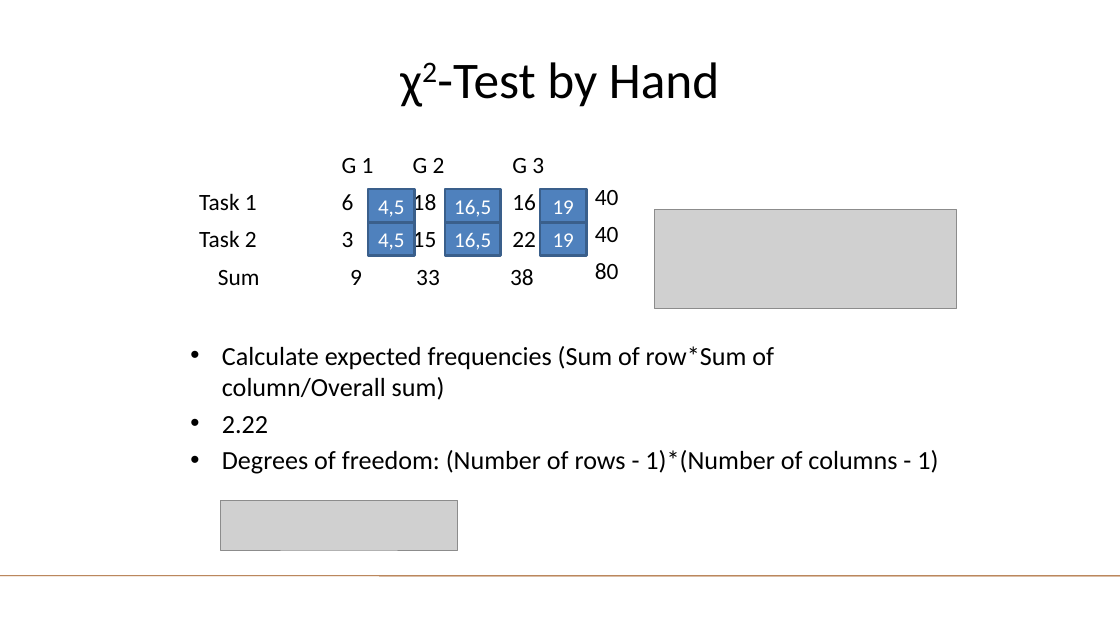
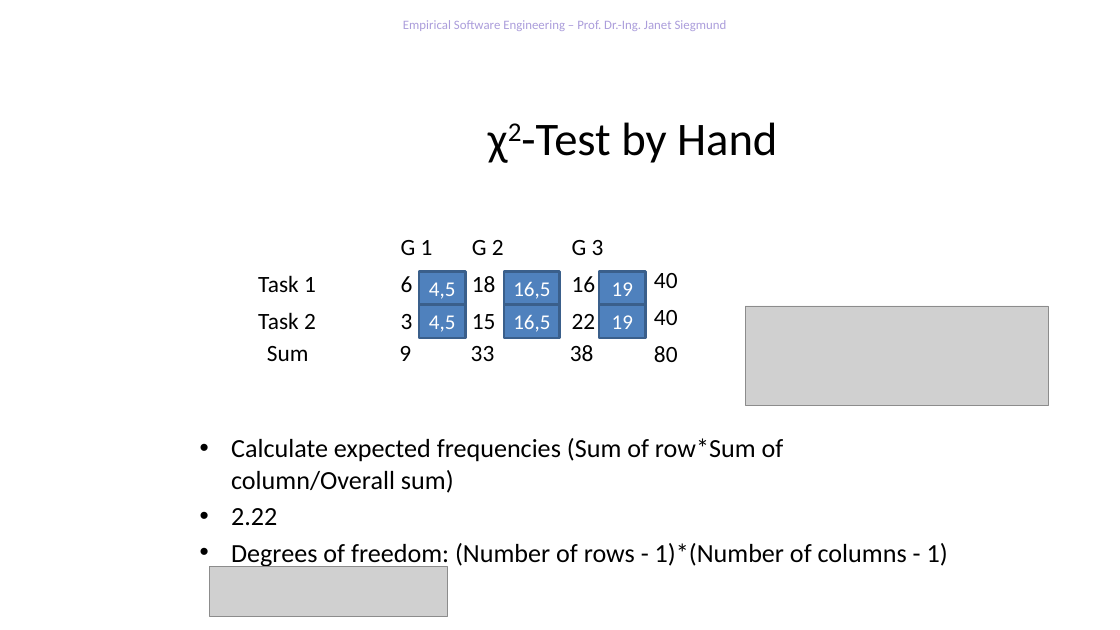
Before and after one commit to feigensp/lehre, a slide deck: slide 13 of ese/WS1920/04_Analysis.pptx (slide 46 before the commit). Drawn at 1120x630 pixels with LibreOffice and Linux fonts; fonts in the diff are those of the drawing; grey boxes stand for pictures; background and template pictures are left out. Boxes give left, top, right and bottom in pixels: in the first picture for what was removed or moved away, otherwise in the second. Text is boxed around its words. In the diff, an @@ line names an element or a change of style, - is before the commit and + after.

Commit message:
Updated lecture

```diff
--- a/ese/WS1920/04_Analysis.pptx
+++ b/ese/WS1920/04_Analysis.pptx
@@ text added at box(403, 20, 727, 31), 11 pt, text #AB9DDB @@
+Empirical Software Engineering – Prof. Dr.-Ing. Janet Siegmund
@@ title "χ2-Test by Hand": place and size @@
-title "χ2-Test by Hand" at box(437, 62, 719, 107)
+title "χ2-Test by Hand" at box(521, 122, 777, 163)
@@ title "χ2-Test by Hand" at box(521, 122, 777, 163): size 44 to 40 pt @@
@@ picture removed at box(655, 209, 957, 308) @@
@@ table: place and size @@
-table at box(182, 147, 596, 257)
+table at box(241, 229, 655, 339)
@@ table: place and size @@
-table at box(586, 180, 660, 289)
+table at box(646, 261, 719, 371)
@@ rectangle "4,5": place and size @@
-rectangle "4,5" at box(368, 223, 414, 255)
+rectangle "4,5" at box(419, 271, 465, 304)
@@ rectangle "16,5": place and size @@
-rectangle "16,5" at box(445, 223, 501, 255)
+rectangle "16,5" at box(504, 271, 560, 304)
@@ rectangle "19": place and size @@
-rectangle "19" at box(540, 223, 586, 255)
+rectangle "19" at box(599, 271, 645, 304)
@@ rectangle "4,5": place and size @@
-rectangle "4,5" at box(368, 189, 414, 222)
+rectangle "4,5" at box(419, 305, 465, 338)
@@ rectangle "16,5": place and size @@
-rectangle "16,5" at box(445, 189, 501, 222)
+rectangle "16,5" at box(504, 305, 560, 338)
@@ rectangle "19": place and size @@
-rectangle "19" at box(540, 189, 586, 222)
+rectangle "19" at box(599, 305, 645, 338)
@@ picture added at box(745, 306, 1048, 405) @@
@@ table: place and size @@
-table at box(209, 259, 586, 295)
+table at box(259, 335, 636, 371)
@@ text "Calculate expected frequencies (Sum of ...": place and size @@
-text "Calculate expected frequencies (Sum of ..." at box(222, 346, 938, 474)
+text "Calculate expected frequencies (Sum of ..." at box(231, 438, 948, 568)
@@ picture removed at box(220, 500, 458, 549) @@
@@ picture added at box(209, 566, 447, 616) @@
@@ line removed from (0, 576) to (1120, 576) @@
```
Also in this commit, not shown: 25 other slides changed, 4 slides added, 35 slides removed, 9 other files.
